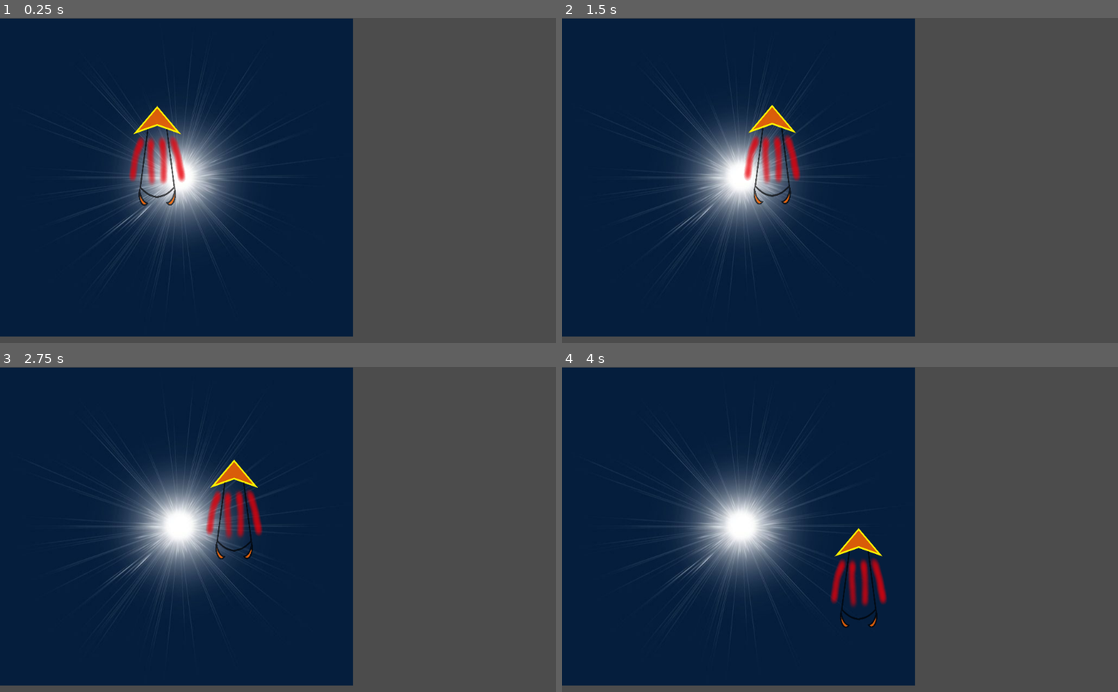
Above: before the commit, frames 1-4 (two rows, left to right).
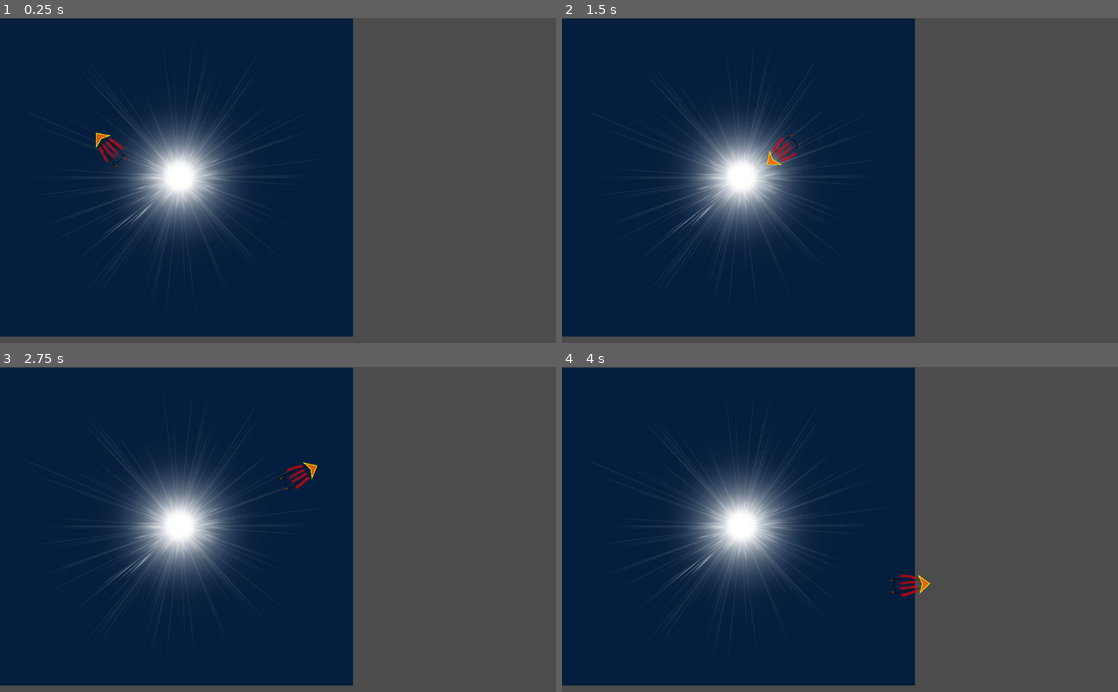
Above: after the commit, the same moments.

Repository: TimelyToga/mini-godot-games
Game: Godot game, scene res://Main2D.tscn
Two runs of this game, one before a commit and one after it. Both use one fixed random seed, a clock stepped at 60 frames per second and the inputs below.
Inputs (mouse positions are in pixels of both pictures, inside the frame that each line leads up to):
- Up to frame 1 (0.25 s): no input
- Up to frame 2 (1.5 s): move the mouse to (962, 164) at 0.52 s; press the mouse at (962, 164) at 0.53 s; move the mouse to (728, 196) at 1.27 s; release the mouse at (728, 196) at 1.28 s; click (728, 196) at 1.35 s
- Up to frame 3 (2.75 s): move the mouse to (333, 458) at 2.02 s; press the mouse at (333, 458) at 2.03 s
- Up to frame 4 (4 s): move the mouse to (812, 594) at 2.77 s; release the mouse at (812, 594) at 2.78 s; click (812, 594) at 2.85 s; move the mouse to (1006, 578) at 3.52 s; press the mouse at (1006, 578) at 3.53 s

The runs differ from the first frame. In frame 1, 1.5% of the frame differs, in the area x 17-34%, y 26-58%; in frame 2, 1.3%; in frame 3, 1.5%; in frame 4, 1.5%.

Commit message:
Added direction

Diff:
--- a/shuttle/Main2D.tscn
+++ b/shuttle/Main2D.tscn
@@ -10,4 +10,3 @@
 texture = ExtResource( 1 )
 
 [node name="Shuttle" parent="." instance=ExtResource( 2 )]
-position = Vector2( 330.997, 285.725 )
--- a/shuttle/Shuttle.gd
+++ b/shuttle/Shuttle.gd
@@ -1,4 +1,4 @@
-extends Area2D
+extends KinematicBody2D
 
 var target = Vector2 ()
 var velocity = Vector2 ()
@@ -9,7 +9,10 @@
 
 func _process(delta):
 	velocity = position.direction_to(target) * speed
+	look_at(target)
 	position += velocity * delta
+	if position.distance_to(target) > 5:
+		velocity = move_and_slide(velocity)
 
 func _unhandled_input(event):
 	if event.is_action_pressed('gothere'):
--- a/shuttle/Shuttle.tscn
+++ b/shuttle/Shuttle.tscn
@@ -7,14 +7,17 @@
 radius = 213.6
 height = 339.795
 
-[node name="Shuttle" type="Area2D"]
+[node name="Shuttle" type="KinematicBody2D"]
 position = Vector2( 266.225, 315.335 )
-scale = Vector2( 0.25, 0.25 )
+rotation = 1.5708
+scale = Vector2( 0.1, 0.1 )
 script = ExtResource( 2 )
 
 [node name="Sprite" type="Sprite" parent="."]
+rotation = 1.5708
 texture = ExtResource( 1 )
 
 [node name="CollisionShape2D" type="CollisionShape2D" parent="."]
-position = Vector2( -16.7249, 16.7249 )
+position = Vector2( -22.2729, -11.0143 )
+rotation = 1.5708
 shape = SubResource( 1 )
